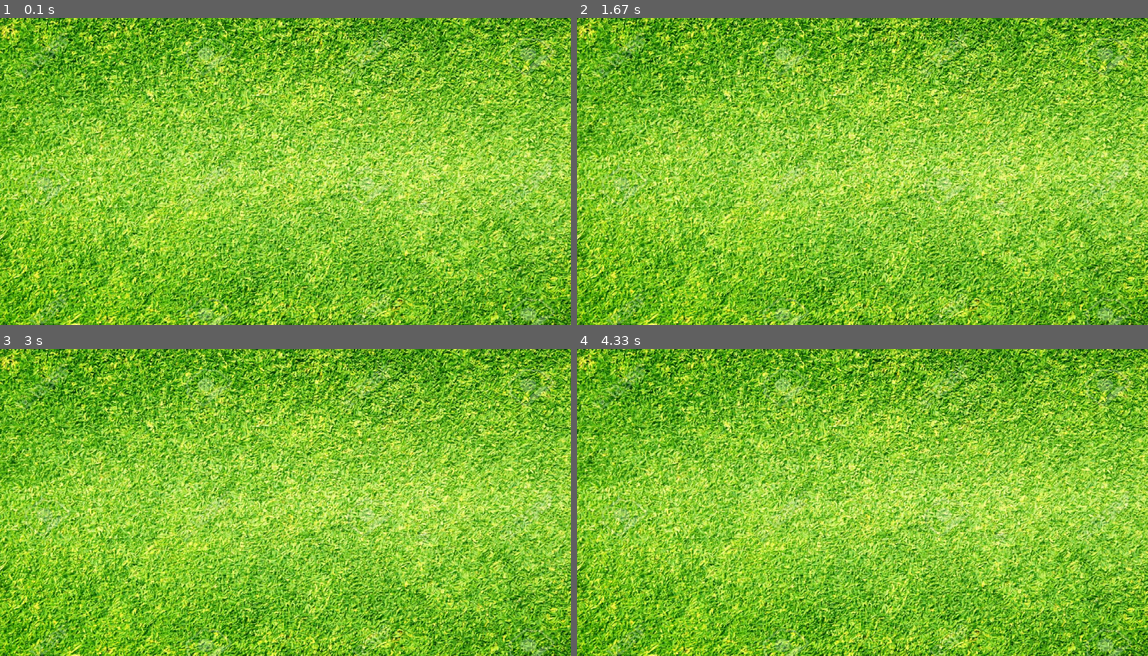
Above: before the commit, frames 1-4 (two rows, left to right).
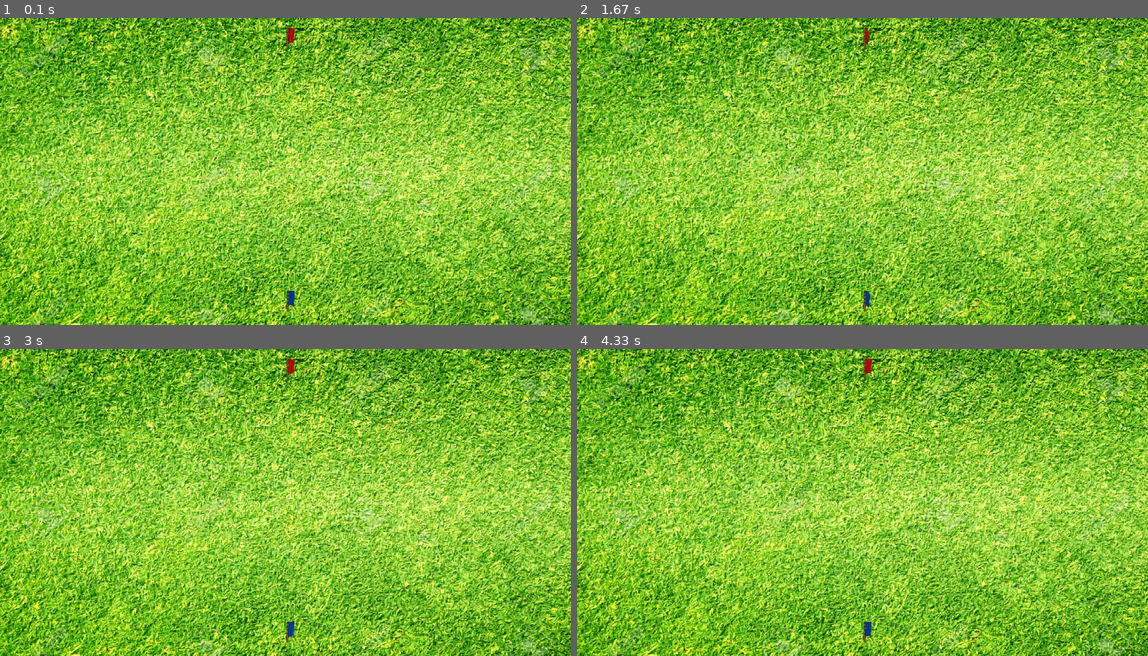
Above: after the commit, the same moments.

Repository: khanhtran-cse/ass-game-2018
Game: pygame game, started from main.py
Two runs of this game, one before a commit and one after it. Both use one fixed random seed, a clock stepped at 60 frames per second and the inputs below.
Inputs:
- Up to frame 1 (0.1 s): no input
- Up to frame 2 (1.67 s): no input
- Up to frame 3 (3 s): no input
- Up to frame 4 (4.33 s): no input

The runs differ from the first frame. In frame 1, 0.1% of the frame differs, in the area x 50-52%, y 2-96%; in frame 2, 0.1%; in frame 3, 0.1%; in frame 4, 0.1%.

Commit message:
[UPDATE] flag

Diff:
--- a/bullet.py
+++ b/bullet.py
@@ -21,6 +21,7 @@
 		self.vect = vect
 		self.start_pos = start_pos
 		self.start_time = pygame.time.get_ticks()
+		self.damage = BULLET_DAMAGE
 
 
 
@@ -46,8 +47,12 @@
 		self.pos = (self.vect*(current_time - self.start_time)*self.speed + self.start_pos)
 
 	def render():
+		vectX = pygame.math.Vector2(1,0)
+		angle = vectX.angle_to(self.vect)
+		image = pygame.transform.rotate(self.image, angle)
 		self.screen.blit(image, self.pos)
 
 	def checkCollisionWithTarget(self, target):
 		""" include collision with tank or enemy's home
 		"""
+		pass
--- a/const.py
+++ b/const.py
@@ -12,6 +12,10 @@
 
 FPS = 30 # fps
 
+# flag
+
+FLAG_HP = 5000
+
 # team mate
 
 TEAM_SIZE = 5
@@ -19,17 +23,18 @@
 
 # tank
 
-TANK_BLOOD = 2000 # hp
-
 TANK_SPEED = 2 # m/s
 
 TANK_VIEWRANGE = 50 # m
 
 TANK_TIME_RELOAD = 10000 # ms
 
+TANK_HP = 1000
+
 # bullet
 
 BULLET_SPEED = 1/300 # m/ms
 
+BULLET_DAMAGE = 200
 
 COLOR_BLUE = '#0000FF'
--- /dev/null
+++ b/demo.py
@@ -0,0 +1,28 @@
+import pygame
+import time
+from bullet import *
+from util import *
+
+pygame.init()
+
+screen = pygame.display.set_mode(WINDOW_SIZE)
+
+background = pygame.image.load('./images/background.jpg')
+background = pygame.transform.scale(background, WINDOW_SIZE)
+sprite_flag = sprite_sheet((25,50), './images/flag_200x100.png')
+
+clock = pygame.time.Clock()
+exit = False
+i =0
+while not exit:
+	for event in pygame.event.get():
+		if event.type == pygame.QUIT:
+			exit = True
+	screen.blit(background, (0,0))
+
+	screen.blit(sprite_flag[i%7], (50, 100))
+	i +=1
+	pygame.display.flip()
+	clock.tick(4)
+
+pygame.quit()
--- /dev/null
+++ b/flag.py
@@ -0,0 +1,22 @@
+from const import *
+from util import *
+
+class Flag(pygame.sprite.Sprite):
+	size_image = (25, 50)
+	number_image = 7
+	hp = FLAG_HP
+
+	def __init__(self, pos, isEnemy):
+		super().__init__()
+		self.images = sprite_sheet(self.size_image, './images/flag_200x100.png')
+		self.pos = pos
+		self.isEnemy = isEnemy
+		self.index = 0
+		self.rect = (pos, self.size_image)
+
+	def update(self):
+		self.index += 1
+		if self.index >= self.number_image:
+			self.index = 0
+		print(self.index)
+		self.image = self.images[self.isEnemy*7 + self.index]
--- a/main.py
+++ b/main.py
@@ -1,4 +1,6 @@
 from const import *
+from team import Team
+from flag import Flag
 
 def main():
 	clock = pygame.time.Clock()
@@ -9,6 +11,25 @@
 
 	background = pygame.image.load('./images/background.jpg')
 	background = pygame.transform.scale(background, WINDOW_SIZE)
+
+	# init team
+	# posEnemy = [(200, 100),(500, 100), (650, 100), (800,100), (1100,100)]
+	# teamEnemy = Team(posEnemy)
+
+	# posAlly = [(200, 600), (500, 600), (650, 1150), (800, 600), (1100,  600)]
+	# teamAlly = Team(posAlly)
+
+	# flag
+	posFlagEnemy = (650, 20)
+	posFlagAlly = (650, 620)
+
+	flagEnemy = Flag(posFlagEnemy, True)
+	flagAlly = Flag(posFlagAlly, False)
+
+	flagGroup = pygame.sprite.Group()
+	flagGroup.add(flagEnemy)
+	flagGroup.add(flagAlly)
+
 	exit = False
 	while not exit:
 		for event in pygame.event.get():
@@ -16,6 +37,8 @@
 				exit = True
 		screen.blit(background, (0,0))
 
+		flagGroup.update()
+		flagGroup.draw(screen)
 
 		pygame.display.flip()
 		clock.tick(FPS)
--- a/tankbase.py
+++ b/tankbase.py
@@ -3,25 +3,23 @@
 
 class BaseTank(pygame.sprite.Sprite):
 
-	blood = TANK_BLOOD
 	speed = TANK_SPEED
-	isDead = False
+	isDestroy = False
 	isVisible = False
+	size_image = (50,30)
 
 	def __init__(self, pos):
 		pygame.sprite.Sprite.__init__(self)
-		self.image = pygame.Surface([30,50])
+
+		self.image = pygame.Surface(self.size_image)
 		self.image.fill(COLOR_BLUE)
-		self.rect = self.image.get_rect()
+		self.rect = (pos, self.size_image)
 
 		self.pos = pos
+		self.hp = TANK_HP
 
-
-	def updateBlood(self, blood):
-		self.blood = blood
-
-	def updateIsDead(self, isDead):
-		self.isDead = isDead
+	def updateIsDestroy(self):
+		self.isDestroy = True
 
 	def updateIsVisible(self, isVisible):
 		self.isVisible = isVisible
@@ -32,10 +30,13 @@
 	def shot(self):
 		pass
 
-	def isShoted(self, ):
-		pass
+	def isShoted(self, hp):
+		if hp < self.hp:
+			self.hp -= hp
+			# animation for shoted
+		else:
+			self.isDestroy = True
+			# animation for destroyed
 
 	def perception(self):
 		pass
-
-	def
--- a/team.py
+++ b/team.py
@@ -1,6 +1,14 @@
-
+from const import *
+from tankbase import BaseTank
 
 class Team:
 
-	member = []
-	pass
+	def __init__(self, pos):
+		self.teamSize = TEAM_SIZE
+		teamGroup = pygame.sprite.Group()
+
+		for i in range(self.teamSize):
+			tank = BaseTank(pos[i])
+			teamGroup.add(tank)
+
+	# def
--- a/util.py
+++ b/util.py
@@ -0,0 +1,25 @@
+import pygame
+
+def sprite_sheet(size,file,pos=(0,0)):
+
+    #Initial Values
+    len_sprt_x,len_sprt_y = size #sprite size
+    sprt_rect_x,sprt_rect_y = pos #where to find first sprite on sheet
+
+    sheet = pygame.image.load(file).convert_alpha() #Load the sheet
+    sheet_rect = sheet.get_rect()
+    sprites = []
+    print (sheet_rect.height, sheet_rect.width)
+    for i in range(0,sheet_rect.height,size[1]):#rows
+        print ("row")
+        for i in range(0,sheet_rect.width,size[0]):#columns
+            print ("column")
+            sheet.set_clip(pygame.Rect(sprt_rect_x, sprt_rect_y, len_sprt_x, len_sprt_y)) #find sprite you want
+            sprite = sheet.subsurface(sheet.get_clip()) #grab the sprite you want
+            sprites.append(sprite)
+            sprt_rect_x += len_sprt_x
+            print(sprt_rect_x,  sprt_rect_y)
+        sprt_rect_y += len_sprt_y
+        sprt_rect_x = 0
+    print(sprites)
+    return sprites
Binary file added: images/flag.png
Binary file added: images/flag_200x100.png
